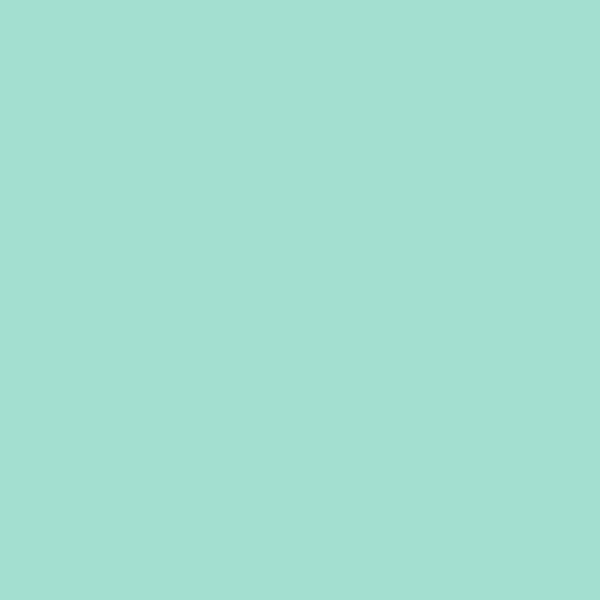
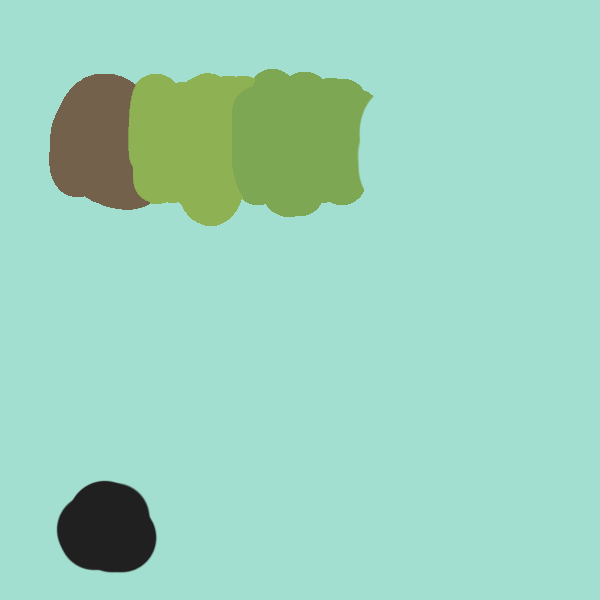
The second 600×600 image is a revision of the first. Changes to its layers:
showed group "Group 1" (2 layers) over [49, 69, 374, 574]
